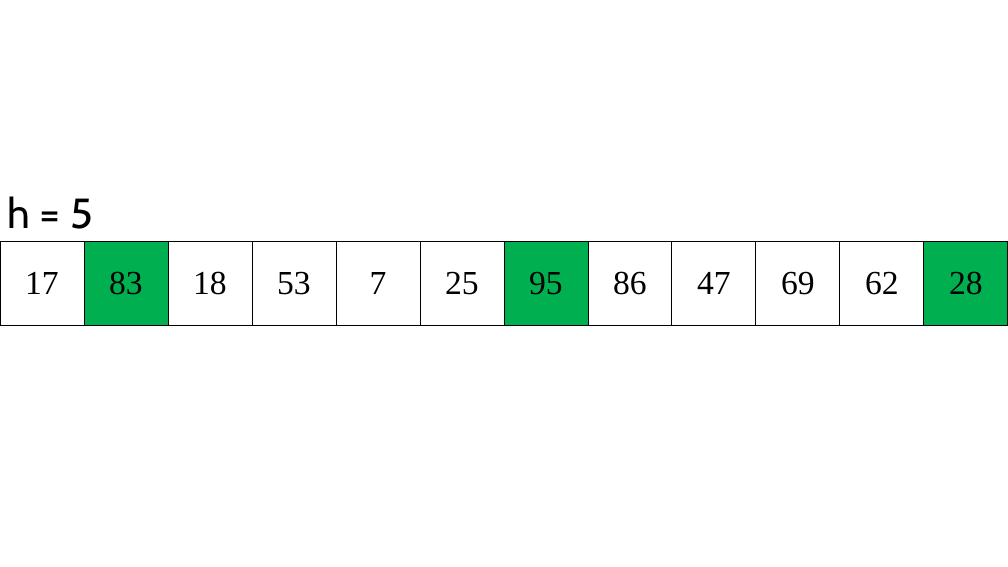
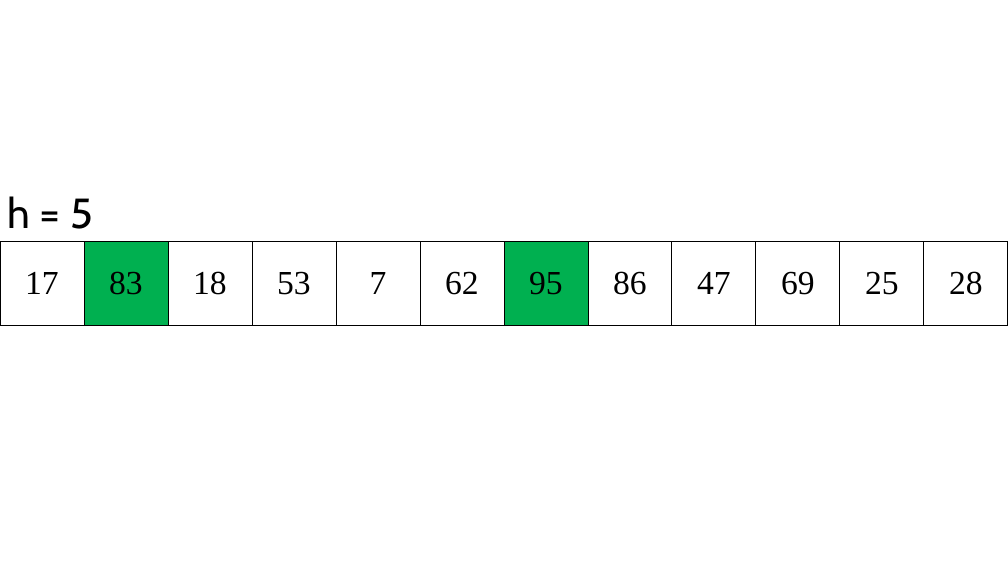
Before and after one commit to Wateraice727/Shell-Sort-Complexity-Analysis, a slide deck: slide 11 of Document/Shell Sort.pptx (slide 12 before the commit). Drawn at 1008x567 pixels with LibreOffice and Linux fonts; fonts in the diff are those of the drawing. Boxes give left, top, right and bottom in pixels: in the first picture for what was removed or moved away, otherwise in the second. Text is boxed around its words. In the diff, an @@ line names an element or a change of style, - is before the commit and + after.

```diff
--- a/Document/Shell Sort.pptx
+++ b/Document/Shell Sort.pptx
@@ table at [0, 241, 1007, 325] @@
-row 1, column 6: 25
+row 1, column 6: 62
-row 1, column 11: 62
+row 1, column 11: 25
@@ fill #00B050 to #FFFFFF in row 1, column 12 @@
```
Also in this commit, not shown: 19 other slides changed, 8 slides added, 20 other files.
